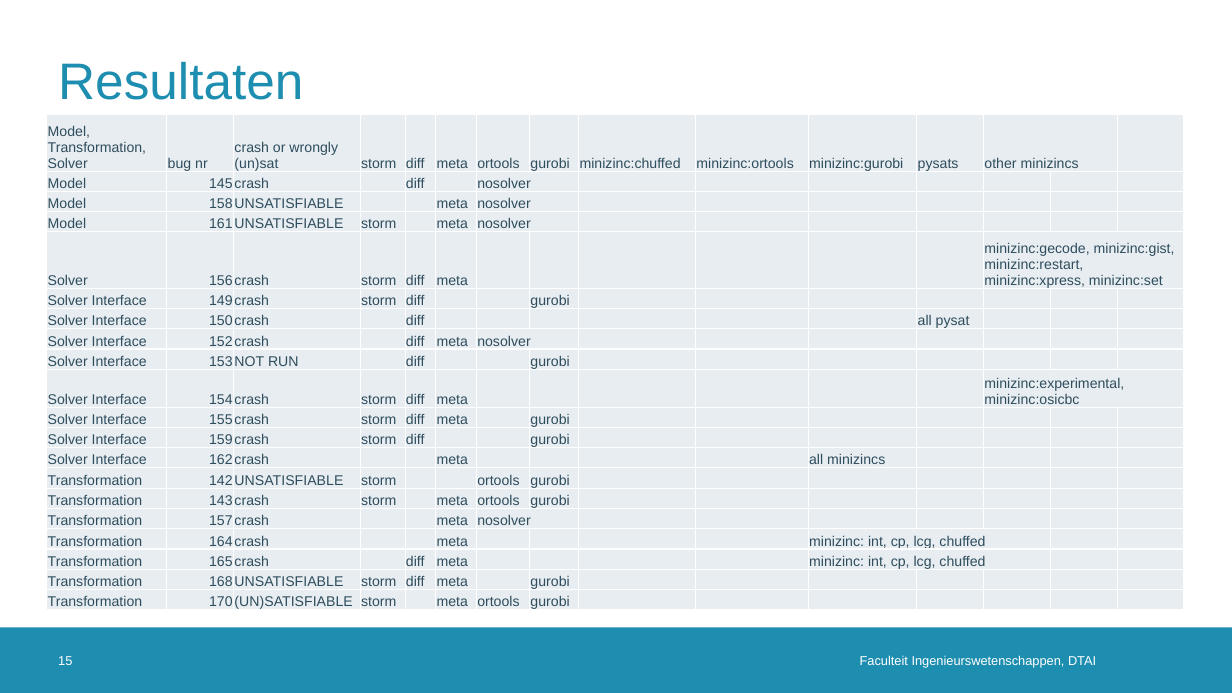
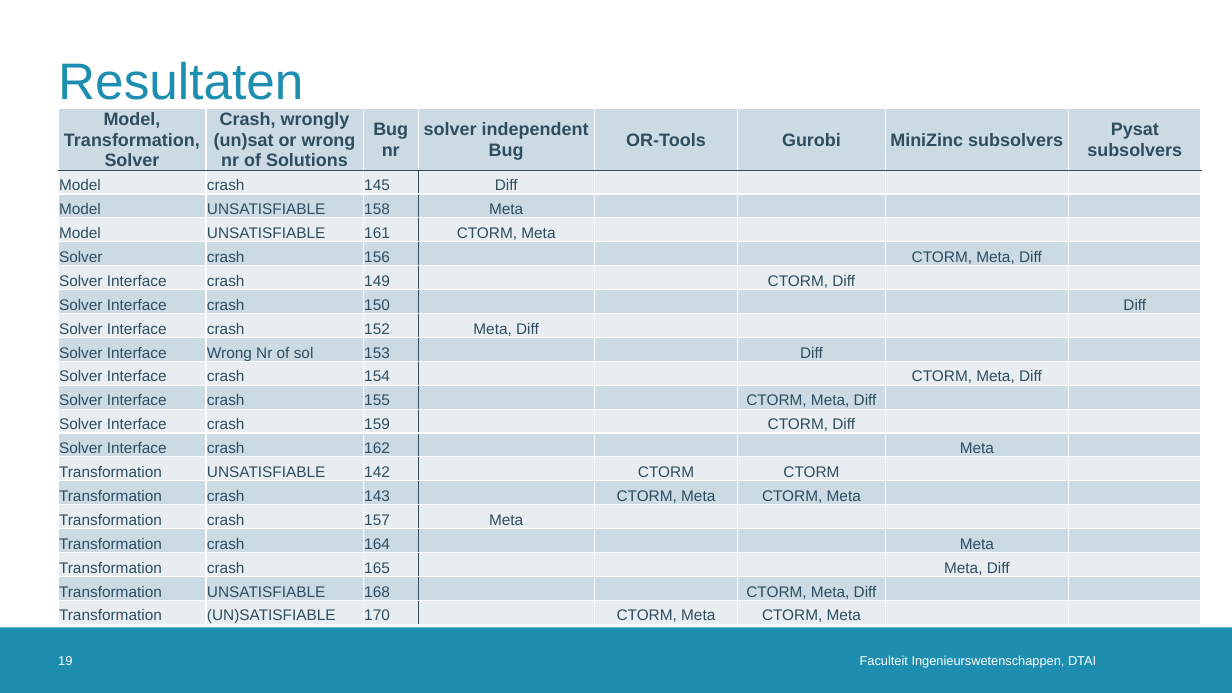
Before and after one commit to rubenkindt/Masterproef-paper-RubenKindt, a slide deck: slide 19 of Milestones/M3 december presentation/M3.pptx (slide 15 before the commit). Drawn at 1232x693 pixels with LibreOffice and Linux fonts; fonts in the diff are those of the drawing; background and template pictures are left out. Boxes give left, top, right and bottom in pixels: in the first picture for what was removed or moved away, otherwise in the second. Text is boxed around its words. In the diff, an @@ line names an element or a change of style, - is before the commit and + after.

```diff
--- a/Milestones/M3 december presentation/M3.pptx
+++ b/Milestones/M3 december presentation/M3.pptx
@@ table at box(58, 108, 1201, 628) @@
-column 2: bug nr | 145 | 158 | 161 | 156 | 149 | 150 | 152 | 153 | 154 | 155 | 159 | 162 | 142 | 143 | 157 | 164 | 165 | 168 | 170
-column 3: crash or wrongly (un)sat | crash | UNSATISFIABLE | UNSATISFIABLE | crash | crash | crash | crash | NOT RUN | crash | crash | crash | crash | UNSATISFIABLE | crash | crash | crash | crash | UNSATISFIABLE | (UN)SATISFIABLE
-column 4: storm |  |  | storm | storm | storm |  |  |  | storm | storm | storm |  | storm | storm |  |  |  | storm | storm
-column 5: diff | diff |  |  | diff | diff | diff | diff | diff | diff | diff | diff |  |  |  |  |  | diff | diff | 
-column 6: meta |  | meta | meta | meta |  |  | meta |  | meta | meta |  | meta |  | meta | meta | meta | meta | meta | meta
-column 7: ortools | nosolver | nosolver | nosolver |  |  |  | nosolver |  |  |  |  |  | ortools | ortools | nosolver |  |  |  | ortools
-column 8: gurobi |  |  |  |  | gurobi |  |  | gurobi |  | gurobi | gurobi |  | gurobi | gurobi |  |  |  | gurobi | gurobi
-column 9: minizinc:chuffed |  |  |  |  |  |  |  |  |  |  |  |  |  |  |  |  |  |  | 
-column 10: minizinc:ortools |  |  |  |  |  |  |  |  |  |  |  |  |  |  |  |  |  |  | 
-column 11: minizinc:gurobi |  |  |  |  |  |  |  |  |  |  |  | all minizincs |  |  |  | minizinc: int, cp, lcg, chuffed | minizinc: int, cp, lcg, chuffed |  | 
-column 12: pysats |  |  |  |  |  | all pysat |  |  |  |  |  |  |  |  |  |  |  |  | 
-column 13: other minizincs |  |  |  | minizinc:gecode, minizinc:gist, minizinc:restart, minizinc:xpress, minizinc:set |  |  |  |  | minizinc:experimental, minizinc:osicbc |  |  |  |  |  |  |  |  |  | 
-column 14:  |  |  |  |  |  |  |  |  |  |  |  |  |  |  |  |  |  |  | 
-column 15:  |  |  |  |  |  |  |  |  |  |  |  |  |  |  |  |  |  |  | 
+column 2: Crash, wrongly (un)sat or wrong nr of Solutions | crash | UNSATISFIABLE | UNSATISFIABLE | crash | crash | crash | crash | Wrong Nr of sol | crash | crash | crash | crash | UNSATISFIABLE | crash | crash | crash | crash | UNSATISFIABLE | (UN)SATISFIABLE
+column 3: Bug nr | 145 | 158 | 161 | 156 | 149 | 150 | 152 | 153 | 154 | 155 | 159 | 162 | 142 | 143 | 157 | 164 | 165 | 168 | 170
+column 4: solver independent Bug | Diff | Meta | CTORM, Meta |  |  |  | Meta, Diff |  |  |  |  |  |  |  | Meta |  |  |  | 
+column 5: OR-Tools |  |  |  |  |  |  |  |  |  |  |  |  | CTORM | CTORM, Meta |  |  |  |  | CTORM, Meta
+column 6: Gurobi |  |  |  |  | CTORM, Diff |  |  | Diff |  | CTORM, Meta, Diff | CTORM, Diff |  | CTORM | CTORM, Meta |  |  |  | CTORM, Meta, Diff | CTORM, Meta
+column 7: MiniZinc subsolvers |  |  |  | CTORM, Meta, Diff |  |  |  |  | CTORM, Meta, Diff |  |  | Meta |  |  |  | Meta | Meta, Diff |  | 
+column 8: Pysat subsolvers |  |  |  |  |  | Diff |  |  |  |  |  |  |  |  |  |  |  |  | 
@@ table: place and size @@
-table at box(47, 115, 1184, 613)
+table at box(58, 108, 1201, 628)
@@ page number at box(58, 656, 72, 665): text changed @@
-15
+19
```
Also in this commit, not shown: 9 other slides changed, 5 slides added, 16 other files.
